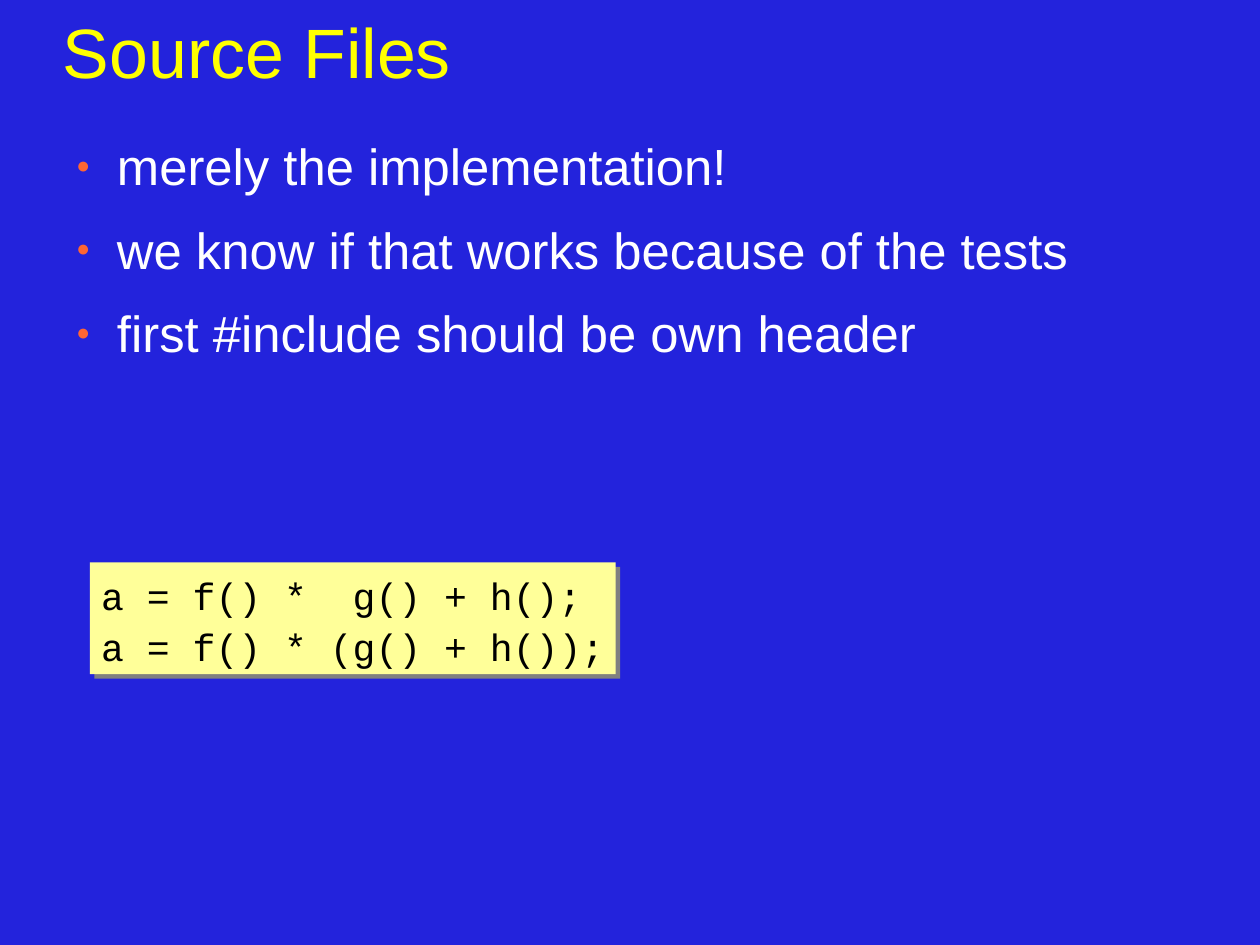
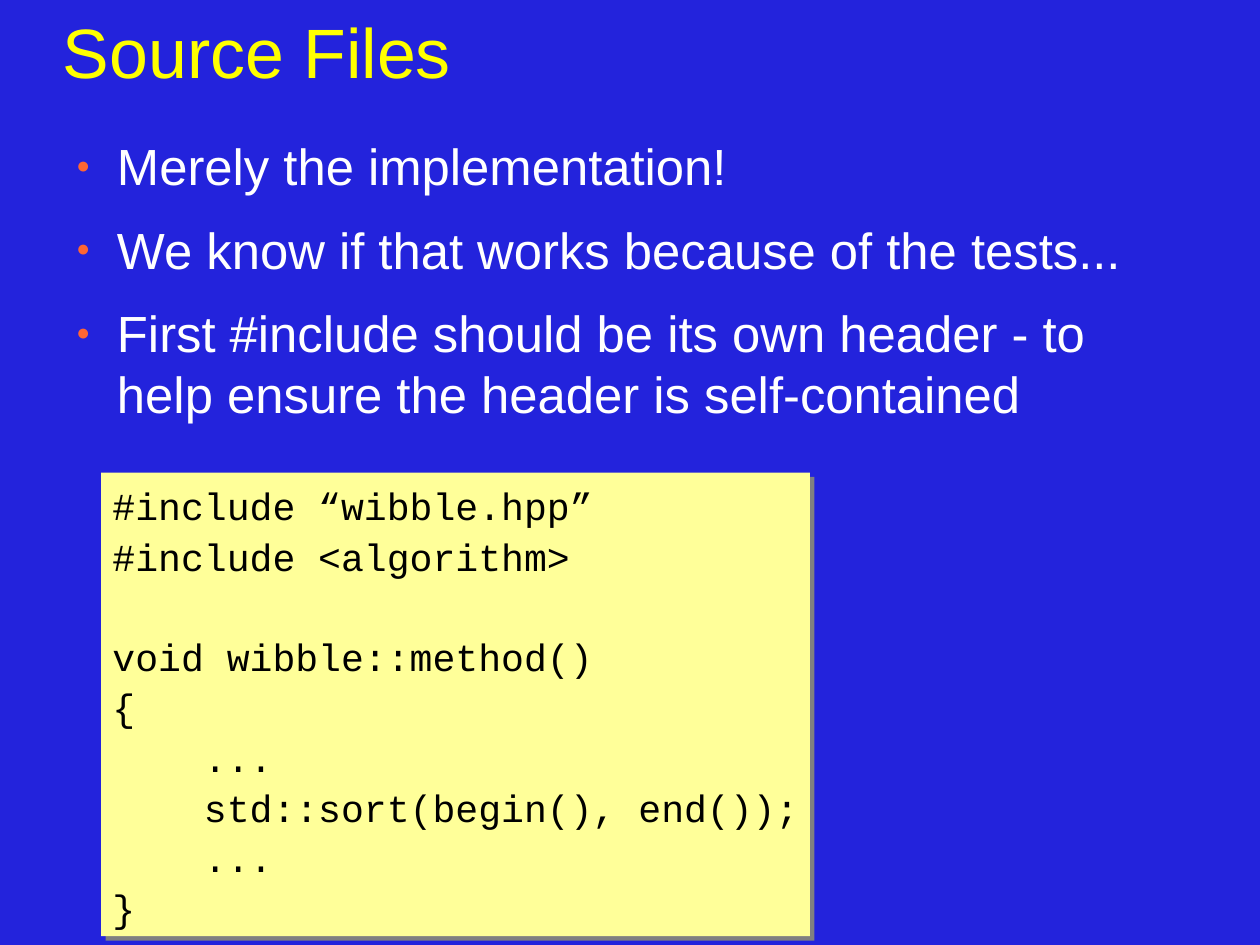
Before and after one commit to JonJagger/two-day-courses, a slide deck: slide 27 of cppf/06_Program_Organization_and_Dependency_Management.odp (slide 10 before the commit). Drawn at 1260x945 pixels with LibreOffice and Linux fonts; fonts in the diff are those of the drawing. Boxes give left, top, right and bottom in pixels: in the first picture for what was removed or moved away, otherwise in the second. Text is boxed around its words. In the diff, an @@ line names an element or a change of style, - is before the commit and + after.

```diff
--- a/cppf/06_Program_Organization_and_Dependency_Management.odp
+++ b/cppf/06_Program_Organization_and_Dependency_Management.odp
@@ text at [117,148,1120,424]: text changed @@
-● merely the implementation!
-● we know if that works because of the tests
-● first #include should be own header
+● Merely the implementation!
+● We know if that works because of the tests...
+● First #include should be its own header - to help ensure the header is self-contained
@@ rectangle added at [102,472,811,936], fill #FFFF99, 24 pt, text #000000 @@
+#include “wibble.hpp”
+#include <algorithm>
+void wibble::method()
+{
+...
+std::sort(begin(), end());
+...
+}
@@ rectangle removed at [90,563,616,675] @@
-a = f() * g() + h();
-a = f() * (g() + h());
```
Also in this commit, not shown: 12 other slides changed, 6 slides added, 4 slides removed.
